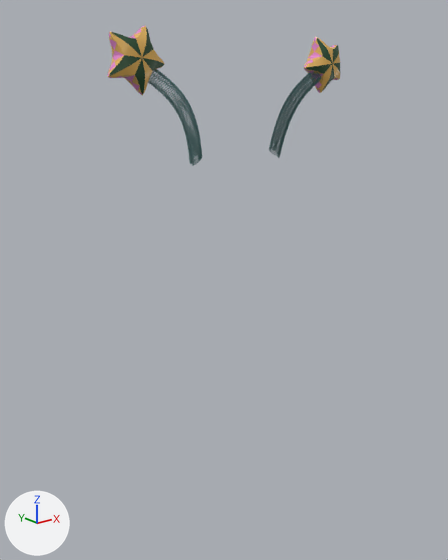
Before and after pictures for a commit that changed the glTF model models/starboppers.glb.
Camera for both pictures: a 50 mm camera at (-2.51, -2.99, 3.04) aimed at (-0.05, 0.09, 1.81). Arrows for +X, +Y and +Z are at lower left; the lights stay in place. Where no turn or scale is listed for an object, it has been applied to the vertices. Vertices at the same position are counted once.

Script lines for the objects in view, before the commit:
```python
me_circle_001 = bpy.data.meshes.new('Circle.001')
me_circle_001.from_pydata(...)  # 204 vertices, 180 faces; spans x -0.43..1.32, y -0.08..0.08, z 0.1..0.44
me_circle_001.materials.append(mat_material_001)  # dark green #254c2c
me_circle_002 = bpy.data.meshes.new('Circle.002')
me_circle_002.from_pydata(...)  # 15424 vertices, 30784 faces; spans x -0.296..1.183, y -0.052..0.066, z -0.302..0.27
me_circle_002.materials.append(mat_detail)  # cyan #6c9797
me_circle_003 = bpy.data.meshes.new('Circle.003')
me_circle_003.from_pydata(...)  # 334 vertices, 380 faces; spans x -0.44..1.33, y -0.08..0.08, z 0.1..0.45
me_circle_003.materials.append(mat_star)  # orange #e5b55c
me_circle_004 = bpy.data.meshes.new('Circle.004')
me_circle_004.from_pydata(...)  # 200 vertices, 200 faces; spans x -0.44..1.33, y -0.07..0.07, z 0.1..0.45
me_circle_004.materials.append(mat_material_003)  # pink #e78bd1
ob_circle = bpy.data.objects.new('Circle', me_circle_001)
ob_circle.location = (-0.446, -0.008, 2.891)
ob_circle_001 = bpy.data.objects.new('Circle.001', me_circle_002)
ob_circle_001.location = (-0.446, -0.008, 2.891)
ob_circle_002 = bpy.data.objects.new('Circle.002', me_circle_003)
ob_circle_002.location = (-0.446, -0.008, 2.891)
ob_circle_003 = bpy.data.objects.new('Circle.003', me_circle_004)
ob_circle_003.location = (-0.446, -0.008, 2.891)
```
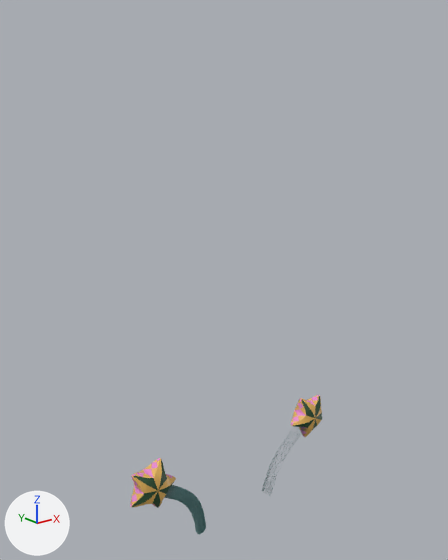
Commit message: Reposition the starboppers

Changed parts and their boxes (x1, y1, x2, y2) in the pictures (448 x 560 px; the box of a moved part takes in the faces that stretch with it):
'Circle.003', reshaped, moved (17% narrower, 101% taller): before (108, 26, 339, 95); after (130, 395, 322, 535)
'Circle.001', deleted: before (148, 69, 321, 166)
'Circle.002', deleted (orange): before (108, 26, 340, 95)
'Circle', deleted (green): before (110, 27, 340, 94)
part 1 of me_circle_004, moved or reshaped: before (108, 26, 160, 95); after (130, 458, 174, 507)
part 2 of me_circle_004, moved or reshaped: before (304, 37, 339, 93); after (291, 395, 319, 437)
part 3 of me_circle_004, added (cyan): after (164, 485, 206, 535)
part 4 of me_circle_004, added: after (262, 426, 306, 496)
part 5 of me_circle_004, added: after (130, 458, 176, 508)
part 6 of me_circle_004, added: after (291, 395, 322, 437)

Edits to the bpy script that builds the scene:
```text
Change me_circle_004:
    used by ob_circle_003; location = (-0.446, -0.008, 2.891)
    remove me_circle_004.from_pydata(...)  # 200 vertices, 200 faces; spans x -0.44..1.33, y -0.07..0.07, z 0.1..0.45
    add me_circle_004.from_pydata(...)  # 15958 vertices, 31544 faces; spans x -0.88..0.88, y -0.08..0.08, z -0.32..0.43
    me_circle_004 part 1: the loose piece of 100 vertices spanning x -0.44..-0.09, y -0.07..0.07, z 0.1..0.45 is moved by (-0.44, 0.0, -0.02)
    me_circle_004 part 2: the loose piece of 100 vertices spanning x 0.98..1.33, y -0.07..0.07, z 0.1..0.45 is moved by (-0.44, 0.0, -0.02)
    me_circle_004 part 3: a new loose piece of 7712 vertices spanning x -0.74..-0.28, y -0.05..0.07, z -0.32..0.25, in mat_detail (cyan #6c9797)
    me_circle_004 part 4: a new loose piece of 7712 vertices spanning x 0.28..0.74, y -0.05..0.07, z -0.32..0.25, in mat_detail (cyan #6c9797)
    me_circle_004 part 5: a new loose piece of 167 vertices spanning x -0.88..-0.54, y -0.08..0.08, z 0.08..0.43
    me_circle_004 part 6: a new loose piece of 167 vertices spanning x 0.54..0.88, y -0.08..0.08, z 0.08..0.43
    add me_circle_004.materials.append(mat_material_001)  # dark green #254c2c
    add me_circle_004.materials.append(mat_detail)  # cyan #6c9797
    add me_circle_004.materials.append(mat_star)  # orange #e5b55c
Remove ob_circle:
    ob_circle = bpy.data.objects.new('Circle', me_circle_001)
    ob_circle.location = (-0.446, -0.008, 2.891)
Remove ob_circle_001:
    ob_circle_001 = bpy.data.objects.new('Circle.001', me_circle_002)
    ob_circle_001.location = (-0.446, -0.008, 2.891)
Remove ob_circle_002:
    ob_circle_002 = bpy.data.objects.new('Circle.002', me_circle_003)
    ob_circle_002.location = (-0.446, -0.008, 2.891)
Change ob_circle_003:
    ob_circle_003.location: (-0.446, -0.008, 2.891) -> (-0.003, -0.008, 0.31)
```
